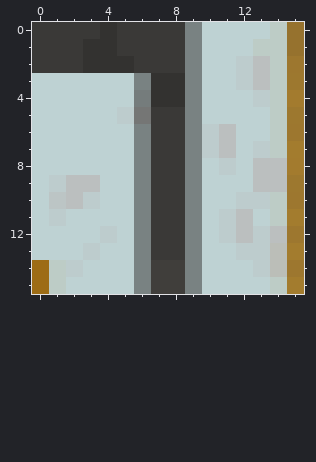
A pixel-art sprite gets an edit: tiles/inside/wall/south-east/Clouds.png. The picture above is the old version.
Colours within 5 levels of each other are drawn and written as one.
Now the later version:
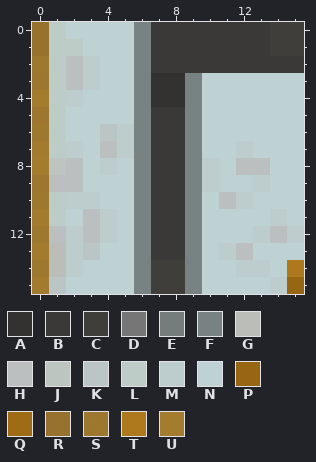
Palette (. is transparent): A #333230  B #3a3937  C #403e3b  D #757675  E #757c7c  F #798282  G #bbbeb8  H #bbbfbf  J #bcc5bf  K #bcc5c5  L #bdccc6  M #bdcccd  N #bed2d3  P #966613  Q #9d6c15  R #96712dfd  S #9d772efd  T #ae791d  U #a37b2dfd
Changes in this commit:
file 16x16 -> 256x256 pixels (blocks of 1x1 -> 16x16; one block is one cell here)
Colour B replaces colour F in rows 0 to 2 at x 9.
Colour B replaces colour H in row 2 at x 13.
Colour B replaces colour L in row 1 at x 13; in row 2 at x 14.
Colour B replaces colour M in row 2 at x 12.
Colour B replaces colour N in row 0 at x 10 to 13; in row 1 at x 10 to 12; in row 2 at x 10 to 11.
Colour B replaces colour S in row 2 at x 15.
Colour C replaces colour L in rows 0 to 1 at x 14.
Colour C replaces colour R in rows 0 to 1 at x 15.
Colour F replaces colour B in rows 0 to 2 at x 6.
Colour F replaces colour D in row 5 at x 6.
Colour F replaces colour E in row 4 at x 6.
Colour G replaces colour L in row 14 at x 1.
Colour G replaces colour N in row 13 at x 1.
Colour H replaces colour B in row 2 at x 2.
Colour H replaces colour M in row 9 at x 1; in row 13 at x 12.
Colour H replaces colour N in row 3 at x 2; in row 7 at x 4; in row 8 at x 2 and 12; in row 10 at x 11; in row 11 at x 3; in row 12 at x 1 and 3.
Colour J replaces colour N in row 8 at x 1.
Colour K replaces colour L in row 15 at x 1.
Colour K replaces colour M in row 13 at x 3.
Colour K replaces colour N in row 6 at x 4.
Colour L replaces colour B in row 0 at x 1; in row 1 at x 1 to 2; in row 2 at x 1.
Colour L replaces colour K in row 10 at x 1.
Colour L replaces colour M in row 11 at x 1.
Colour L replaces colour N in rows 3 to 7 at x 1.
Colour M replaces colour A in row 2 at x 3.
Colour M replaces colour H in row 9 at x 13; in row 10 at x 2.
Colour M replaces colour L in row 11 at x 14; in row 15 at x 14.
Colour M replaces colour N in row 3 at x 3; in row 4 at x 2; in row 6 at x 5; in row 7 at x 2, 5 and 12; in row 8 at x 4 and 10; in row 9 at x 10.
Colour M replaces colour N in row 11 at x 4; in row 12 at x 2; in row 13 at x 2 and 11; in row 14 at x 12.
Colour M replaces colour S in row 12 at x 15.
Colour N replaces colour A in row 0 at x 4; in row 1 at x 3 to 4; in row 2 at x 4 to 5.
Colour N replaces colour B in row 0 at x 2 to 3 and 5; in row 1 at x 5.
Colour N replaces colour G in rows 13 to 14 at x 14.
Colour N replaces colour H in row 3 at x 13; in rows 6 to 7 at x 11; in row 8 at x 14; in row 9 at x 3 and 14; in rows 11 to 12 at x 12.
Colour N replaces colour L in rows 3 to 7 at x 14; in row 10 at x 14.
Colour N replaces colour M in row 3 at x 12; in row 4 at x 13; in row 5 at x 5; in row 6 at x 10; in row 7 at x 10 and 13; in row 8 at x 11.
Colour N replaces colour M in row 10 at x 13; in rows 11 to 12 at x 11; in row 13 at x 13.
Colour N replaces colour S in row 3 at x 15; in rows 5 to 6 at x 15; in rows 9 to 10 at x 15.
Colour N replaces colour U in row 4 at x 15; in rows 7 to 8 at x 15; in row 11 at x 15; in row 13 at x 15.
Colour P replaces colour U in row 15 at x 15.
Colour R replaces colour B in rows 0 to 1 at x 0.
Colour S replaces colour B in row 2 at x 0.
Colour S replaces colour N in row 3 at x 0; in rows 5 to 6 at x 0; in rows 9 to 10 at x 0; in row 12 at x 0.
Colour S replaces colour Q in row 14 at x 0.
Colour T replaces colour S in row 14 at x 15.
Colour U replaces colour N in row 4 at x 0; in rows 7 to 8 at x 0; in row 11 at x 0; in row 13 at x 0.
Colour U replaces colour Q in row 15 at x 0.
